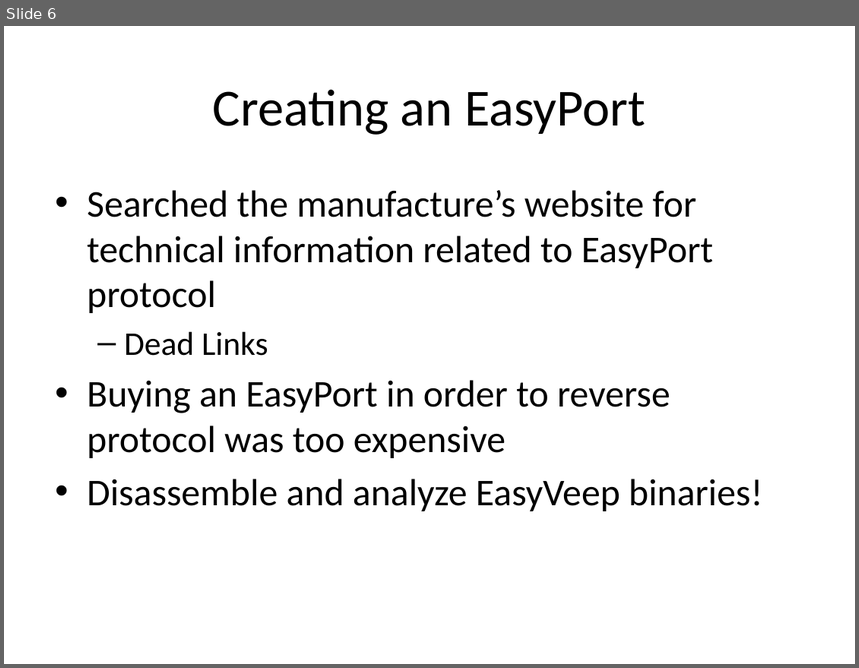
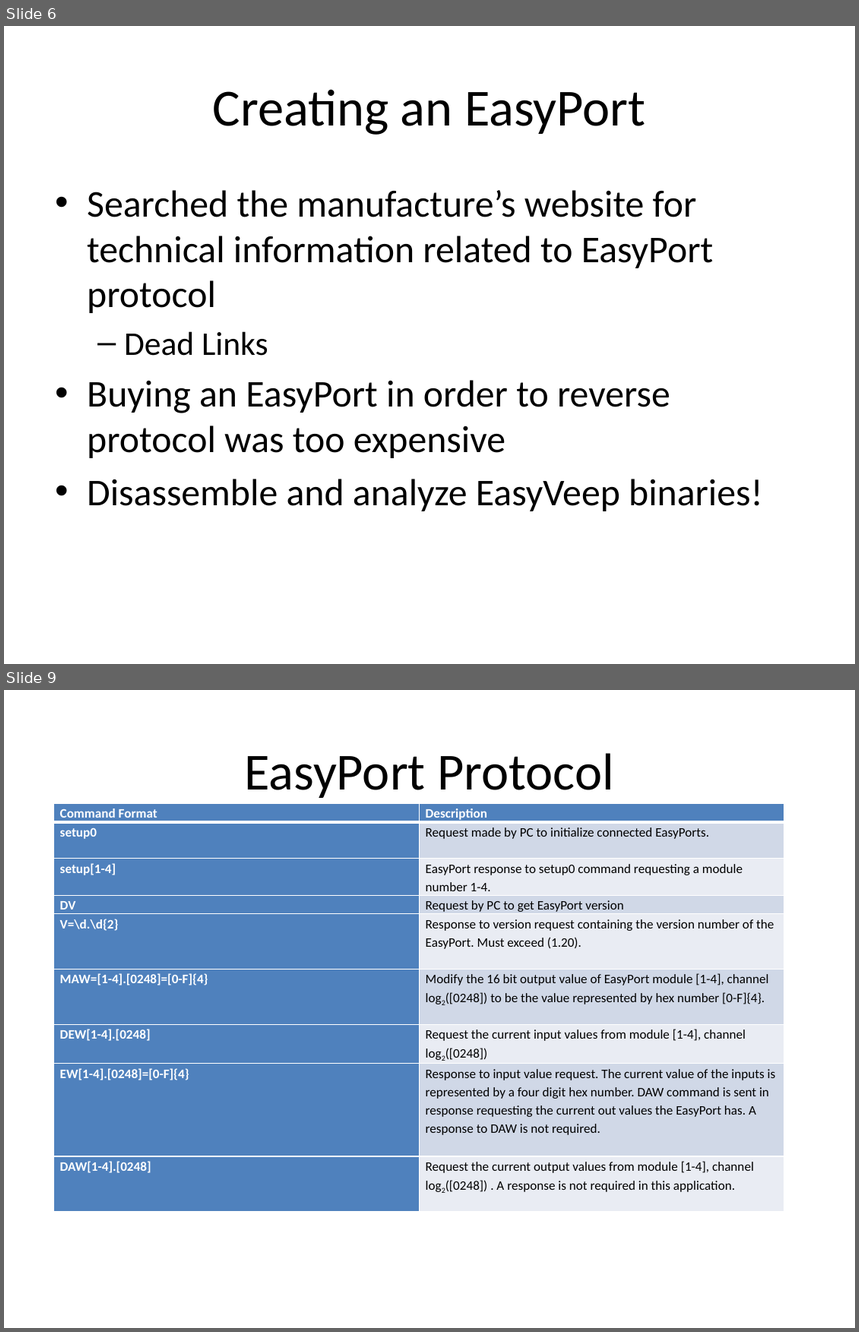
Before and after one commit to benjaminob6/GRP, a slide deck: docs/presentation/Defense.pptx. Shown one above the other, each under a label of ours: slide 6 before the commit, slides 6 and 9 after it; the slides between them are not shown. The pictures are 859x668 and 859x1332 pixels, drawn with LibreOffice and Linux fonts; fonts in the diff are those of the drawing. Boxes give left, top, right and bottom in pixels: in the first picture for what was removed or moved away, otherwise in the second. Text is boxed around its words. In the diff, an @@ line names an element or a change of style, - is before the commit and + after.

```diff
--- a/docs/presentation/Defense.pptx
+++ b/docs/presentation/Defense.pptx
@@ slide 9 added at [4, 690, 855, 1328], background #FFFFFF @@
@@ title added at [244, 753, 614, 798], 44 pt, text #000000 @@
+EasyPort Protocol
@@ table added at [53, 803, 784, 1208], 9 rows, 2 columns @@
+Command Format | Description
+setup0 | Request made by PC to initialize connected EasyPorts.
+setup[1-4] | EasyPort response to setup0 command requesting a module number 1-4.
+DV | Request by PC to get EasyPort version
+V=\d.\d{2} | Response to version request containing the version number of the EasyPort. Must exceed (1.20).
+MAW=[1-4].[0248]=[0-F]{4} | Modify the 16 bit output value of EasyPort module [1-4], channel log2([0248]) to be the value represented by hex number [0-F]{4}.
+DEW[1-4].[0248] | Request the current input values from module [1-4], channel log2([0248])
+EW[1-4].[0248]=[0-F]{4} | Response to input value request. The current value of the inputs is represented by a four digit hex number. DAW command is sent in response requesting the current out values the EasyPort has. A response to DAW is not required.
+DAW[1-4].[0248] | Request the current output values from module [1-4], channel log2([0248]) . A response is not required in this application.
```
Also in this commit, not shown: 1 slide changed, 14 other slides added, 13 other files.
